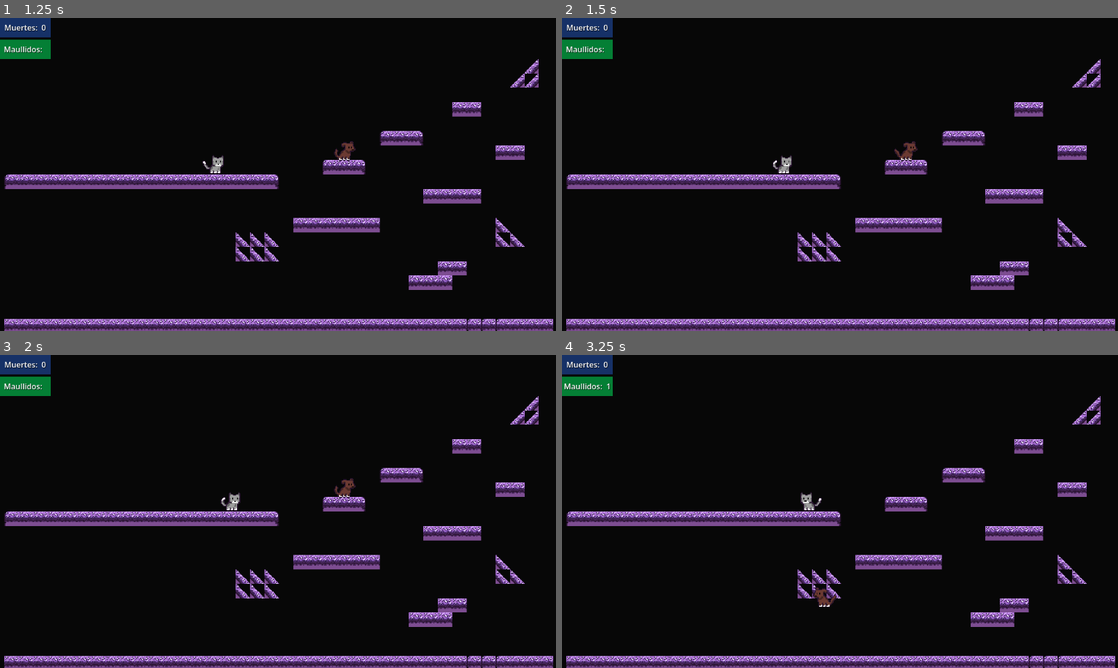
Above: before the commit, frames 1-4 (two rows, left to right).
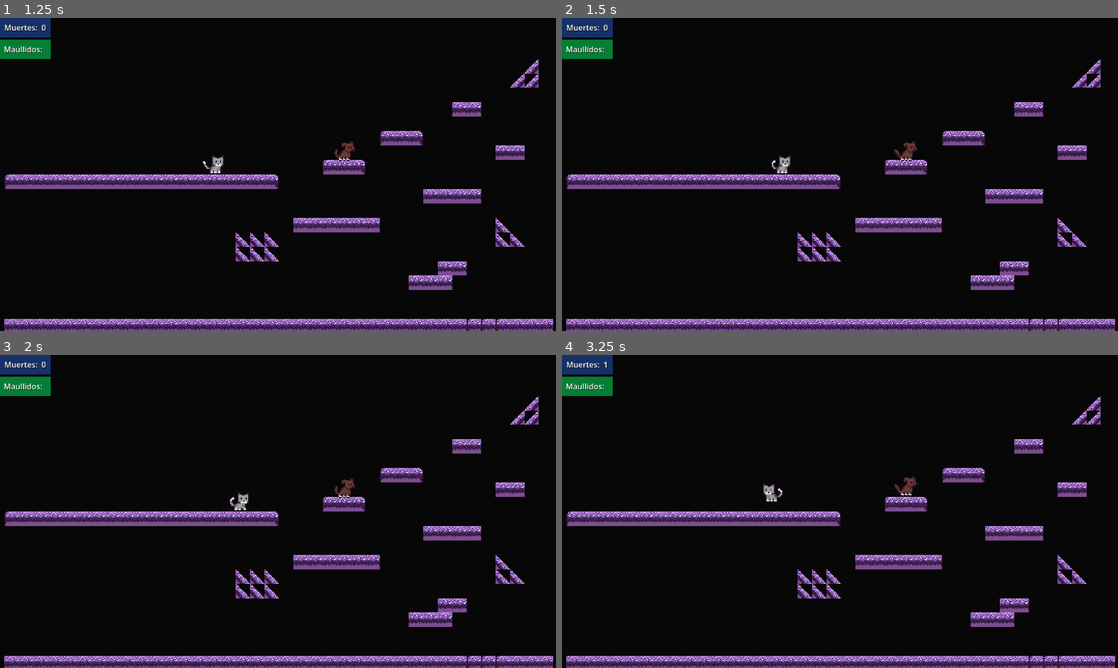
Above: after the commit, the same moments.

Repository: JarolCM/Proyecto_videojuegos_2026_individual
Game: Godot game, scene res://escenas/menu_principal/menu_principal.tscn
Two runs of this game, one before a commit and one after it. Both use one fixed random seed, a clock stepped at 60 frames per second and the inputs below.
Inputs:
- Up to frame 1 (1.25 s): click "Jugar" at 0.5 s
- Up to frame 2 (1.5 s): hold D (derecha) from 1.28 s (still down); tap E (interactuar) at 1.35 s
- Up to frame 3 (2 s): keep holding D (derecha); tap Space (saltar) at 1.52 s
- Up to frame 4 (3.25 s): tap E (interactuar) at 2.1, 3.05 s; tap Space (saltar) at 2.27 s; release D (derecha) at 2.78 s; hold A (izquierda) from 2.78 s (still down); tap Q (maullido) at 2.85 s

Frame 1 is identical in both runs. In frame 2, 0.1% of the frame differs, in the area x 37-42%, y 43-50%; in frame 3, 0.2%; in frame 4, 0.7%, in the area x 0-64%, y 2-81%.

Commit message:
feat: habilidad de interaccion y escondite
- (max) agregado de funciones y areas para interactuar y esconderse
- creacion de interactuable y escondite para agregar a las escenas
- (spike) persigue a max si no esta escondido

Diff:
--- /dev/null
+++ b/escenas/escondite/escondite.gd
@@ -0,0 +1,17 @@
+extends Node2D
+
+# Cargamos las texturas desde el inspector
+@export var textura_vacio: Texture2D
+@export var textura_con_max: Texture2D
+
+@onready var sprite = $Sprite2D
+
+func _ready():
+	add_to_group("escondite")
+	sprite.texture = textura_vacio
+
+func ocupar():
+	sprite.texture = textura_con_max
+
+func desocupar():
+	sprite.texture = textura_vacio
--- /dev/null
+++ b/escenas/escondite/escondite.tscn
@@ -0,0 +1,18 @@
+[gd_scene format=3 uid="uid://b110bf03fg85a"]
+
+[ext_resource type="Script" uid="uid://dvt64jlyjj218" path="res://escenas/escondite/escondite.gd" id="1_u0ptj"]
+
+[sub_resource type="RectangleShape2D" id="RectangleShape2D_aw0yk"]
+size = Vector2(27, 21)
+
+[node name="Escondite" type="Node2D" unique_id=809293679]
+script = ExtResource("1_u0ptj")
+
+[node name="Sprite2D" type="Sprite2D" parent="." unique_id=918743572]
+
+[node name="Area2D" type="Area2D" parent="." unique_id=503691213]
+collision_layer = 32
+collision_mask = 0
+
+[node name="CollisionShape2D" type="CollisionShape2D" parent="Area2D" unique_id=379819822]
+shape = SubResource("RectangleShape2D_aw0yk")
--- /dev/null
+++ b/escenas/interactuable/interactuable.gd
@@ -0,0 +1,40 @@
+extends CharacterBody2D
+
+@export var textura: Texture2D
+@export var reproductor: AudioStreamPlayer2D
+
+@onready var sprite = $Sprite2D
+
+var _velocidad_caida_previa := 0.0
+const UMBRAL_RUIDO = 150.0 # Qué tan rápido debe caer para hacer ruido
+
+func _ready():
+	add_to_group("interactuable")
+	if textura:
+		sprite.texture = textura
+
+func _physics_process(delta: float) -> void:
+	# Aplicar gravedad siempre
+	if not is_on_floor():
+		velocity += get_gravity() * delta
+		_velocidad_caida_previa = velocity.y
+	else:
+		# Si estaba cayendo rápido y toca el suelo
+		if _velocidad_caida_previa > UMBRAL_RUIDO:
+			emitir_ruido_choque()
+
+		velocity.y = 0
+		_velocidad_caida_previa = 0
+		# Rozamiento para que no se deslice infinitamente
+		velocity.x = move_toward(velocity.x, 0, 10)
+
+	move_and_slide()
+
+# Fuerza al ser empujado
+func ser_empujado(direccion_x: float):
+	velocity.x = direccion_x * 100
+
+func emitir_ruido_choque():
+	reproductor.play()
+	SeñalesGlobales.sonido_generado.emit(global_position)
+	# Sound Effect by freesound_community from Pixabay
--- /dev/null
+++ b/escenas/interactuable/interactuable.tscn
@@ -0,0 +1,31 @@
+[gd_scene format=3 uid="uid://bn0tdryq0d10v"]
+
+[ext_resource type="Script" uid="uid://c13yqhpsh8s68" path="res://escenas/interactuable/interactuable.gd" id="1_epdb8"]
+[ext_resource type="AudioStream" uid="uid://cmqdeu7g4js5y" path="res://sonidos/bonk.mp3" id="2_epdb8"]
+
+[sub_resource type="RectangleShape2D" id="RectangleShape2D_3xj80"]
+size = Vector2(5, 8.5)
+
+[sub_resource type="RectangleShape2D" id="RectangleShape2D_uwqkb"]
+size = Vector2(8, 10)
+
+[node name="interactuable" type="CharacterBody2D" unique_id=298775288 node_paths=PackedStringArray("reproductor")]
+collision_layer = 9
+script = ExtResource("1_epdb8")
+reproductor = NodePath("AudioStreamPlayer2D")
+
+[node name="CollisionShape2D" type="CollisionShape2D" parent="." unique_id=746088606]
+shape = SubResource("RectangleShape2D_3xj80")
+
+[node name="Sprite2D" type="Sprite2D" parent="." unique_id=1935193128]
+
+[node name="AudioStreamPlayer2D" type="AudioStreamPlayer2D" parent="." unique_id=1909413532]
+stream = ExtResource("2_epdb8")
+bus = &"SFX"
+
+[node name="Area2D" type="Area2D" parent="." unique_id=1591911478]
+collision_layer = 8
+collision_mask = 5
+
+[node name="CollisionShape2D" type="CollisionShape2D" parent="Area2D" unique_id=545309330]
+shape = SubResource("RectangleShape2D_uwqkb")
--- a/escenas/max_gato/max.gd
+++ b/escenas/max_gato/max.gd
@@ -6,16 +6,20 @@
 @export var animacion: AnimatedSprite2D
 @export var area_enemigo: Area2D
 @export var area_victoria: Area2D
+@export var area_interaccion: Area2D
 @export var reproductor: AudioStreamPlayer2D
 
 # Constantes de movimiento
-const _SPEED = 85.0
-const _JUMP_VELOCITY = -300.0
+const _SPEED = 65.0
+const _JUMP_VELOCITY = -230.0
 
 # Condicionales
 var _muerto: bool
 var _victoria: bool
 
+# Estados
+var escondido := false
+var escondite_actual = null
 
 func _ready():
 	area_enemigo.body_entered.connect(_on_area_enemigo_body_entered)
@@ -35,6 +39,12 @@
 		(animacion.animation == "maullido" or animacion.animation == "tirar_objeto" or _victoria == true)
 		and animacion.is_playing()
 	)
+
+	# Estado Escondido
+	if escondido:
+		if Input.is_action_just_pressed("esconderse"):
+			salir_escondite()
+		return
 
 	# Movimiento
 	if not bloqueado:
@@ -79,11 +89,31 @@
 		# Solo pongo creditos porque me parece genial incluirlo
 		return
 
+	# Accion Escondite
+	if Input.is_action_just_pressed("esconderse"):
+		# Salir del escondite
+		if escondido:
+			salir_escondite()
+			return
+
+		# Entrar al escondite
+		var escondite = detectar_escondite()
+
+		if escondite:
+			entrar_escondite(escondite)
+			return
+
+
 	# Accion interaccion
 	if Input.is_action_just_pressed("interactuar"):
-		# Por poner interacciones como la de esconderse
 		animacion.play("tirar_objeto")
-		print("Interactuando...")
+
+		var objeto = detectar_interactuable()
+		if objeto:
+			# Empujar hacia donde Max esta mirando
+			var direccion = -1.0 if animacion.flip_h else 1.0
+			objeto.ser_empujado(direccion)
+			print("Empujando objeto...")
 		return
 
 	# Animaciones de movimiento
@@ -94,6 +124,52 @@
 	else:
 		animacion.play("idle")
 
+
+func detectar_escondite():
+	var areas = area_interaccion.get_overlapping_areas()
+	for area in areas:
+		# Verificamos si el area o su padre están en el grupo
+		if area.is_in_group("escondite"):
+			return area
+		elif area.get_parent().is_in_group("escondite"):
+			return area.get_parent()
+	return null
+
+func entrar_escondite(escondite):
+	escondido = true
+	escondite_actual = escondite
+
+	# Desactivar colisiones físicas
+	set_collision_layer_value(1, false)
+	set_collision_mask_value(1, false)
+
+	set_collision_layer_value(3, false)
+
+	velocity = Vector2.ZERO
+	visible = false
+	escondite.ocupar()
+
+func salir_escondite():
+	escondido = false
+
+	set_collision_layer_value(1, true)
+	set_collision_mask_value(1, true)
+
+	# Volver a ser detectable
+	set_collision_layer_value(3, true)
+
+	visible = true
+	if escondite_actual:
+		escondite_actual.desocupar()
+	escondite_actual = null
+
+func detectar_interactuable():
+	var areas = area_interaccion.get_overlapping_areas()
+	for area in areas:
+		var padre = area.get_parent()
+		if padre.is_in_group("interactuable"):
+			return padre
+	return null
 
 # Funcion colision de daño (Game Over)
 func _on_area_enemigo_body_entered(_body: Node2D) -> void:
--- a/escenas/max_gato/max.tscn
+++ b/escenas/max_gato/max.tscn
@@ -10,15 +10,19 @@
 [sub_resource type="RectangleShape2D" id="RectangleShape2D_nhf6x"]
 size = Vector2(25, 24)
 
+[sub_resource type="RectangleShape2D" id="RectangleShape2D_q6pnv"]
+size = Vector2(26, 24)
+
 [sub_resource type="RectangleShape2D" id="RectangleShape2D_ia53t"]
-size = Vector2(24, 22)
+size = Vector2(26, 24)
 
-[node name="max" type="CharacterBody2D" unique_id=811387143 node_paths=PackedStringArray("animacion", "area_enemigo", "area_victoria", "reproductor") groups=["max"]]
+[node name="max" type="CharacterBody2D" unique_id=811387143 node_paths=PackedStringArray("animacion", "area_enemigo", "area_victoria", "area_interaccion", "reproductor") groups=["max"]]
 collision_layer = 4
 script = ExtResource("1_eic4x")
 animacion = NodePath("AnimatedSprite2D")
 area_enemigo = NodePath("Area_Enemigo")
 area_victoria = NodePath("Area_Victoria")
+area_interaccion = NodePath("Area_Interaccion")
 reproductor = NodePath("AudioStreamPlayer2D")
 
 [node name="CollisionShape2D" type="CollisionShape2D" parent="." unique_id=636209513]
@@ -43,9 +47,16 @@
 visibility_layer = 2
 shape = SubResource("RectangleShape2D_nhf6x")
 
+[node name="Area_Interaccion" type="Area2D" parent="." unique_id=1683052687]
+collision_layer = 0
+collision_mask = 40
+
+[node name="CollisionShape2D" type="CollisionShape2D" parent="Area_Interaccion" unique_id=148396640]
+shape = SubResource("RectangleShape2D_q6pnv")
+
 [node name="Area_Victoria" type="Area2D" parent="." unique_id=1629150248]
 collision_layer = 0
-collision_mask = 8
+collision_mask = 16
 
 [node name="CollisionShape2D" type="CollisionShape2D" parent="Area_Victoria" unique_id=258974737]
 light_mask = 0
--- a/escenas/max_gato/sprite_frames_max.tres
+++ b/escenas/max_gato/sprite_frames_max.tres
@@ -125,16 +125,16 @@
 [resource]
 animations = [{
 "frames": [{
-"duration": 1.0,
+"duration": 0.9,
 "texture": SubResource("AtlasTexture_htv1o")
 }, {
-"duration": 1.0,
+"duration": 0.9,
 "texture": SubResource("AtlasTexture_ve1ws")
 }, {
-"duration": 1.0,
+"duration": 0.9,
 "texture": SubResource("AtlasTexture_krpbp")
 }, {
-"duration": 1.0,
+"duration": 0.9,
 "texture": SubResource("AtlasTexture_3dmau")
 }],
 "loop": true,
@@ -159,16 +159,16 @@
 "speed": 5.0
 }, {
 "frames": [{
-"duration": 0.7,
+"duration": 0.6,
 "texture": SubResource("AtlasTexture_eaqt8")
 }, {
-"duration": 0.7,
+"duration": 0.6,
 "texture": SubResource("AtlasTexture_p03md")
 }, {
-"duration": 0.7,
+"duration": 0.6,
 "texture": SubResource("AtlasTexture_ucr5r")
 }, {
-"duration": 0.7,
+"duration": 0.6,
 "texture": SubResource("AtlasTexture_tdvht")
 }],
 "loop": false,
@@ -211,10 +211,10 @@
 "speed": 15.0
 }, {
 "frames": [{
-"duration": 0.5,
+"duration": 0.3,
 "texture": SubResource("AtlasTexture_4gwow")
 }, {
-"duration": 0.5,
+"duration": 0.3,
 "texture": SubResource("AtlasTexture_it662")
 }],
 "loop": false,
@@ -222,19 +222,19 @@
 "speed": 2.0
 }, {
 "frames": [{
-"duration": 1.0,
+"duration": 0.8,
 "texture": SubResource("AtlasTexture_5s54p")
 }, {
-"duration": 1.0,
+"duration": 0.8,
 "texture": SubResource("AtlasTexture_j7mys")
 }, {
-"duration": 1.0,
+"duration": 0.8,
 "texture": SubResource("AtlasTexture_yvrbx")
 }, {
-"duration": 1.0,
+"duration": 0.8,
 "texture": SubResource("AtlasTexture_ge622")
 }, {
-"duration": 1.0,
+"duration": 0.8,
 "texture": SubResource("AtlasTexture_xjel8")
 }],
 "loop": true,
--- a/escenas/spike_perro/spike.gd
+++ b/escenas/spike_perro/spike.gd
@@ -4,7 +4,7 @@
 @export var area_vision: Area2D
 @export var area_escucha: Area2D
 
-const SPEED = 90.0
+const SPEED = 120.0
 
 var jugador_max: CharacterBody2D = null
 var objetivo_sonido: Vector2
@@ -47,6 +47,15 @@
 
 	move_and_slide()
 
+	# Persigue si no se escondio
+	if jugador_max and !jugador_max.escondido:
+		var direction = sign(jugador_max.global_position.x - global_position.x)
+		velocity.x = direction * SPEED
+		investigando_sonido = false
+	else:
+		if jugador_max and jugador_max.escondido:
+			jugador_max = null
+
 	# Animaciones
 	if velocity.x != 0:
 		animacion.flip_h = velocity.x < 0
@@ -58,13 +67,11 @@
 func _on_area_vision_body_entered(body: Node2D) -> void:
 	if body.is_in_group("max"):
 		jugador_max = body
-		print("¡Max detectado!")
 
 # Cuando max sale del campo de vision de spike
 func _on_area_vision_body_exited(body: Node2D) -> void:
 	if body.is_in_group("max"):
 		jugador_max = null
-		print("Max salió del rango")
 
 
 func _on_sonido_escuchado(posicion_sonido: Vector2):
--- a/escenas/spike_perro/spike.tscn
+++ b/escenas/spike_perro/spike.tscn
@@ -159,10 +159,10 @@
 }]
 
 [sub_resource type="RectangleShape2D" id="RectangleShape2D_fcahx"]
-size = Vector2(220.375, 122.5)
+size = Vector2(195.39844, 73.37891)
 
 [sub_resource type="RectangleShape2D" id="RectangleShape2D_gjkn1"]
-size = Vector2(393.98438, 183.78125)
+size = Vector2(430, 183.78125)
 
 [node name="spike" type="CharacterBody2D" unique_id=1105146468 node_paths=PackedStringArray("animacion", "area_vision", "area_escucha")]
 collision_layer = 3
Not shown, added: escenas/escondite/escondite.gd.uid
Not shown, added: escenas/interactuable/interactuable.gd.uid
